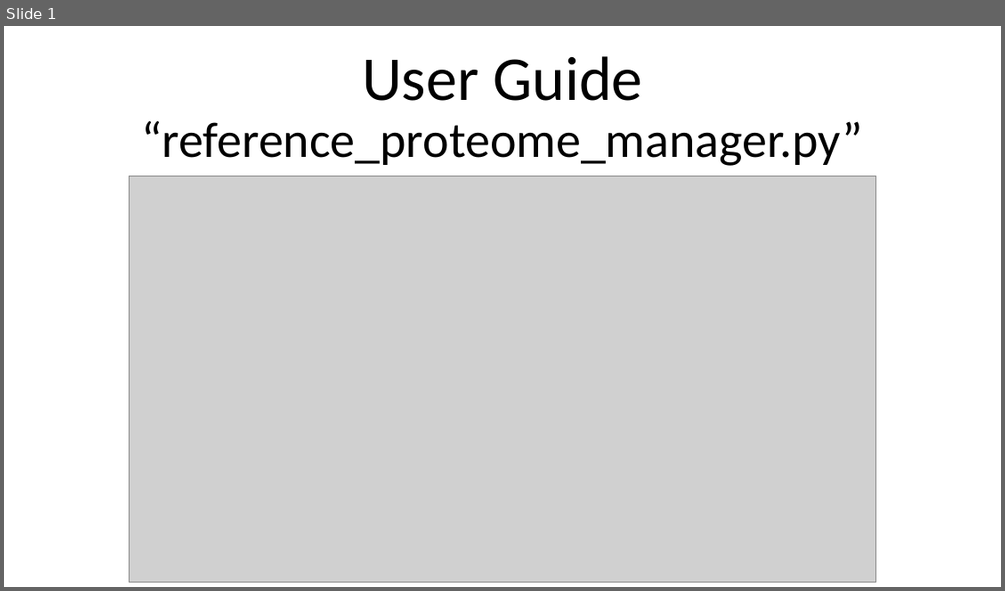
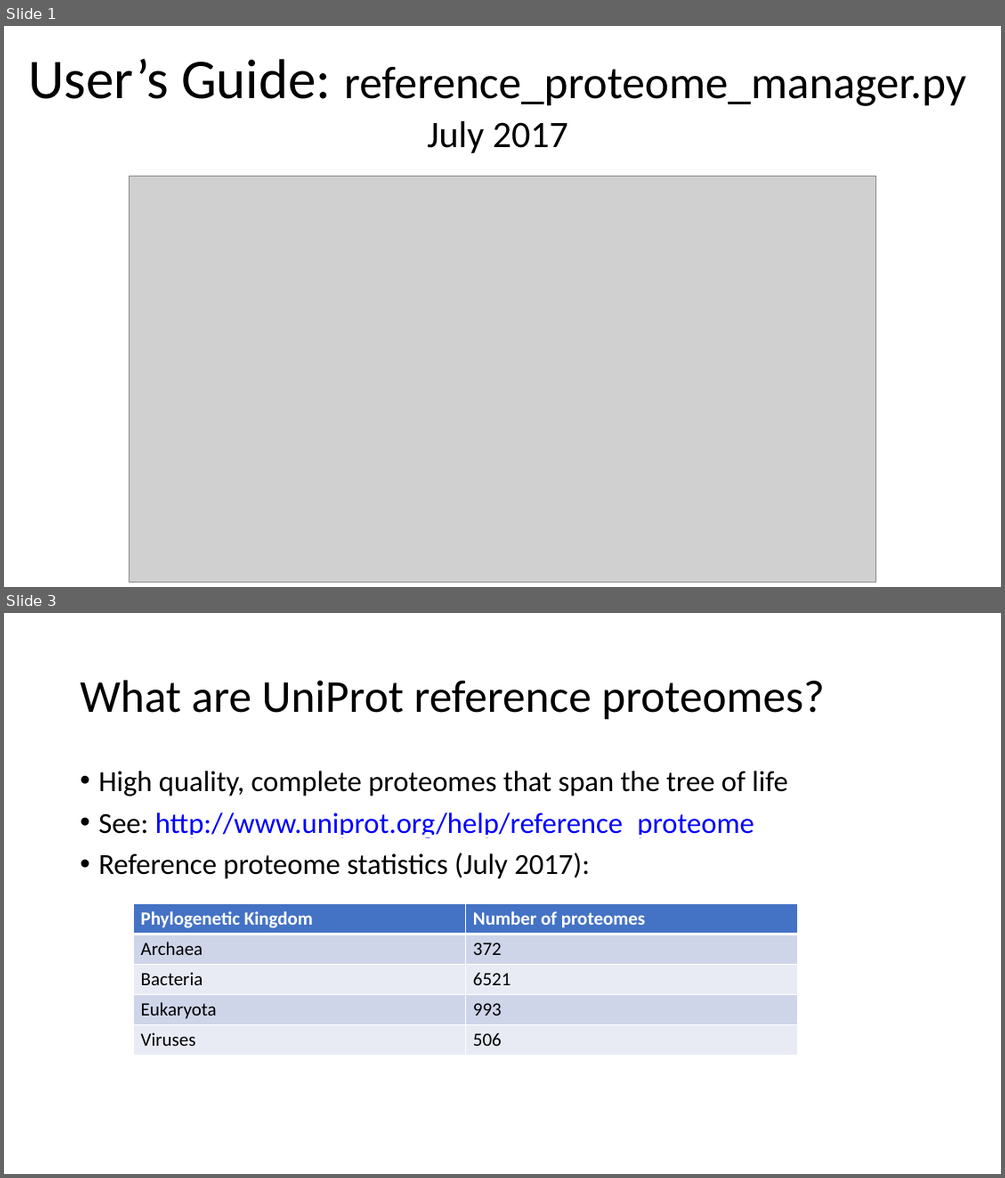
Before and after one commit to lily-liang12/Reference_Proteome_Manager, a slide deck: User Guide.pptx. Shown one above the other, each under a label of ours: slide 1 before the commit, slides 1 and 3 after it; the slides between them are not shown. The pictures are 1005x591 and 1005x1178 pixels, drawn with LibreOffice and Linux fonts; fonts in the diff are those of the drawing; grey boxes stand for pictures. Boxes give left, top, right and bottom in pixels: in the first picture for what was removed or moved away, otherwise in the second. Text is boxed around its words. In the diff, an @@ line names an element or a change of style, - is before the commit and + after.

```diff
--- a/User Guide.pptx
+++ b/User Guide.pptx
@@ slide 3 added at [4, 613, 1001, 1174], background #FFFFFF @@
@@ text added at [80, 680, 825, 720], 44 pt, text #000000 @@
+What are UniProt reference proteomes?
@@ text added at [98, 771, 787, 879], 28 pt, text #000000 @@
+• High quality, complete proteomes that span the tree of life
+• See: http://www.uniprot.org/help/reference_proteome
+• Reference proteome statistics (July 2017):
@@ table added at [133, 903, 797, 1055], 5 rows, 2 columns @@
+Phylogenetic Kingdom | Number of proteomes
+Archaea | 372
+Bacteria | 6521
+Eukaryota | 993
+Viruses | 506
@@ slide 1 changed as well @@
@@ text at [28, 58, 966, 153]: text changed; size 48 to 44 pt @@
-User Guide
-“reference_proteome_manager.py”
+User’s Guide: reference_proteome_manager.py
+July 2017
```
Also in this commit, not shown: 7 other slides changed, 4 other slides added, 2 other files.
